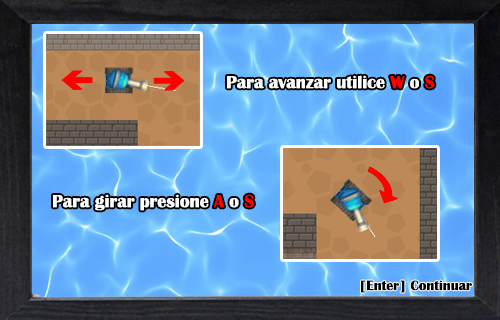
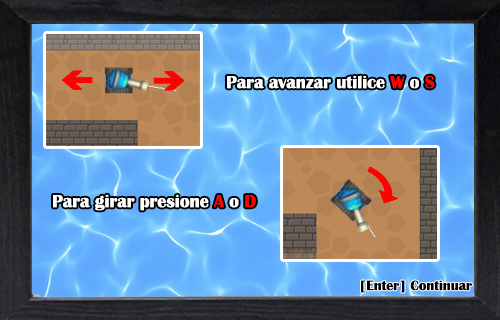
The second (500, 320) image is a revision of the first. Changes to its layers:
renamed "Para girar presione A o S" to "Para girar presione A o D", painted on it over [242, 194, 256, 210]
